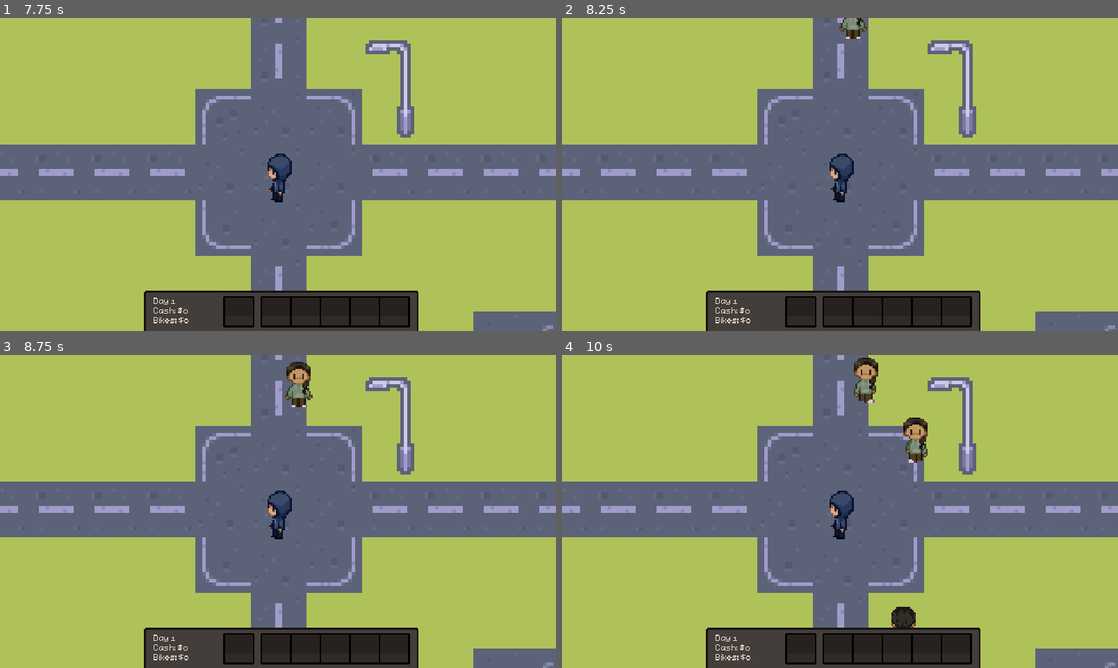
Above: before the commit, frames 1-4 (two rows, left to right).
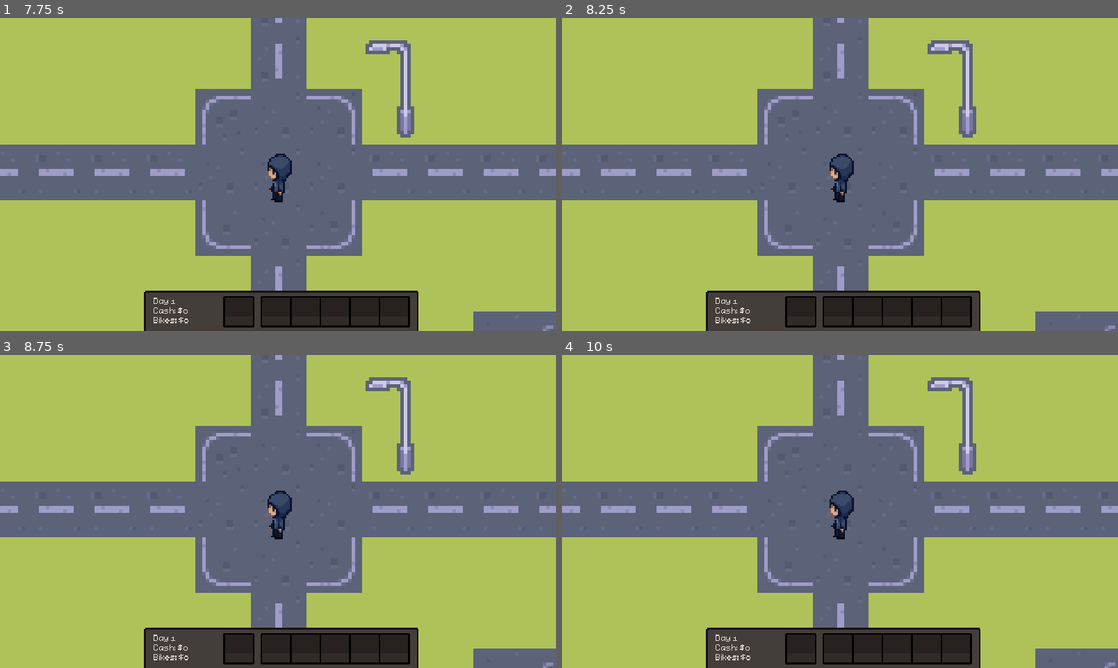
Above: after the commit, the same moments.

Repository: nithinsenthil/UCDBTS
Game: Godot game, scene res://Scenes/level_1.tscn
The game is run twice, just before and just after one commit, with the same random seed, the same clock (stepped at 60 frames per second) and the same inputs. This scene is started directly instead of the project's main scene.
Inputs (mouse positions are in pixels of both pictures, inside the frame that each line leads up to):
- Up to frame 1 (7.75 s): tap Enter at 0.5 s; move the mouse to (400, 158) at 0.52 s; hold D (Right) 0.53-1.28 s; tap L (BikeMinigameEnd) at 0.6, 5.1 s; tap K (BikeMinigameStart) at 1.25, 1.35, 2, 2.75, 3.5, 4.25, 5.85 s; move the mouse to (166, 190) at 1.27 s; hold S (Down) 1.28-2.03 s; move the mouse to (333, 105) at 2.02 s; hold D (Right) 2.03-2.78 s; tap P (CameraControlsOff) at 2.1, 6.6 s; move the mouse to (250, 237) at 2.77 s; hold W (Up) 2.78-3.53 s; tap O (CameraControlsOn) at 2.85, 7.35 s; move the mouse to (444, 221) at 3.52 s; hold F (Interact) 3.53-4.28 s; hold A (Left) 3.53-5.03 s; move the mouse to (111, 127) at 4.27 s; right-click (111, 127) at 4.35 s; move the mouse to (305, 174) at 5.02 s; hold S (Down) 5.03-5.78 s; move the mouse to (194, 96) at 5.77 s; hold D (Right) 5.78-6.53 s; move the mouse to (400, 158) at 6.52 s; hold W (Up) 6.53-7.28 s; move the mouse to (166, 190) at 7.27 s; hold D (Right) from 7.28 s (still down)
- Up to frame 2 (8.25 s): move the mouse to (895, 105) at 8.02 s; release D (Right) at 8.03 s; hold S (Down) from 8.03 s (still down); hold F (Interact) from 8.03 s (still down)
- Up to frame 3 (8.75 s): keep holding S (Down); keep holding F (Interact)
- Up to frame 4 (10 s): move the mouse to (812, 574) at 8.77 s; release S (Down) at 8.78 s; release F (Interact) at 8.78 s; hold A (Left) 8.78-9.53 s; right-click (812, 574) at 8.85 s; move the mouse to (1006, 558) at 9.52 s; hold W (Up) from 9.53 s (still down); tap L (BikeMinigameEnd) at 9.6 s

Frame 1 is identical in both runs. In frame 2, 0.2% of the frame differs, in the area x 49-55%, y 0-7%; in frame 3, 0.5%; in frame 4, 1.3%, in the area x 52-66%, y 0-88%.
Error in both runs: Cannot call method 'add_child' on a null value. (res://Scripts/Managers/scene_manager.gd:32)

Commit message:
Make the number of NPCs scale with level #

Diff:
--- a/ucdbts/Scenes/level_1.tscn
+++ b/ucdbts/Scenes/level_1.tscn
@@ -1346,7 +1346,7 @@
 [node name="SpawnManager" type="Node" parent="." node_paths=PackedStringArray("spawnpoints")]
 script = ExtResource("9_wrinw")
 spawnpoints = [NodePath("SpawnPoint1"), NodePath("SpawnPoint2"), NodePath("SpawnPoint3"), NodePath("SpawnPoint4"), NodePath("SpawnPoint5")]
-max_num_npcs = 40
+max_num_npcs = 20
 
 [node name="SpawnPoint1" type="Node2D" parent="SpawnManager"]
 z_index = 3
--- a/ucdbts/Scripts/Managers/spawn_manager.gd
+++ b/ucdbts/Scripts/Managers/spawn_manager.gd
@@ -7,8 +7,22 @@
 
 var num_npcs : int = 0
 
+const _spawn_period:float = 0.5
+var _spawn_timer: float = 0.0
 
-func _physics_process(_delta: float) -> void:
+
+func _ready() -> void:
+	max_num_npcs = max_num_npcs + 10 * ResourceManager._current_level
+
+
+func _physics_process(delta: float) -> void:
+	_spawn_timer += delta
+
+	if _spawn_timer > _spawn_period:
+		_spawn_timer = 0.0
+	else:
+		return
+
 	var spawn_manager: SpawnManager = get_tree().current_scene.get_node("SpawnManager")
 	if (spawn_manager.num_npcs < max_num_npcs):
 		npc_manager._spawn_npc()
Not shown: 1 places in ucdbts/Scenes/level_1.tscn that only renumber resources
